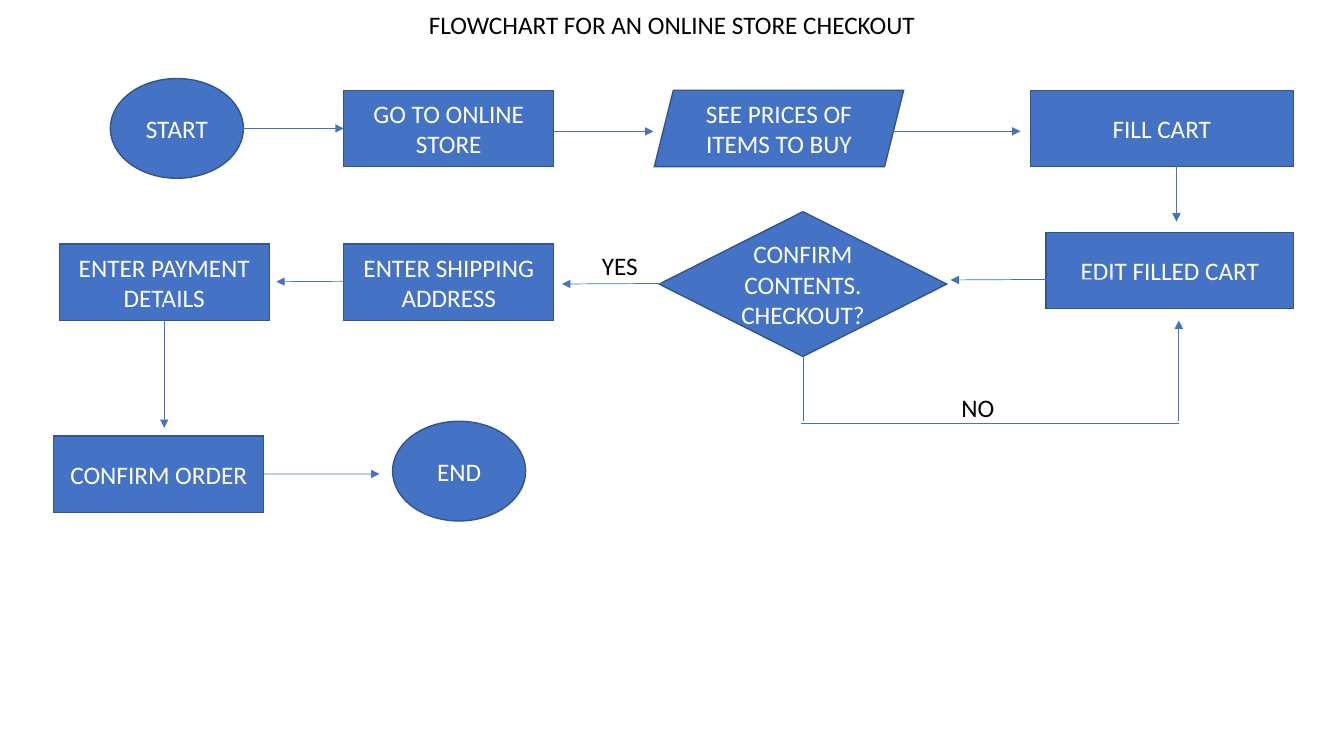
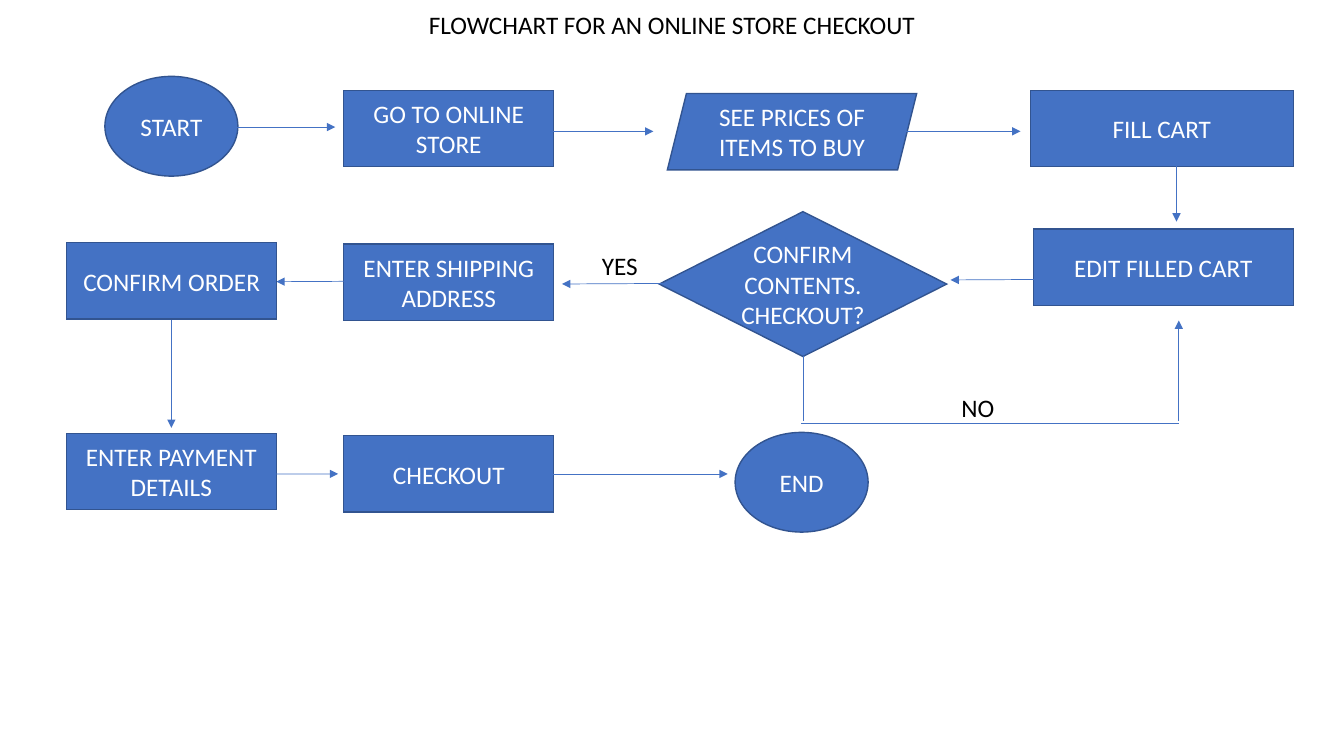
Before and after one commit to ayomidemalik/m.memudCSC102, a slide deck: slide 1 of Week_3/Presentation1.pptx. Drawn at 1344x756 pixels with LibreOffice and Linux fonts; fonts in the diff are those of the drawing. Boxes give left, top, right and bottom in pixels: in the first picture for what was removed or moved away, otherwise in the second. Text is boxed around its words. In the diff, an @@ line names an element or a change of style, - is before the commit and + after.

```diff
--- a/Week_3/Presentation1.pptx
+++ b/Week_3/Presentation1.pptx
@@ ellipse "START": place and size @@
-ellipse "START" at [110, 79, 243, 178]
+ellipse "START" at [105, 77, 238, 176]
@@ parallelogram "SEE PRICES OF ITEMS TO ...": place and size @@
-parallelogram "SEE PRICES OF ITEMS TO ..." at [654, 90, 903, 166]
+parallelogram "SEE PRICES OF ITEMS TO ..." at [667, 94, 917, 170]
@@ arrow moved from (243, 128) - (344, 128) to (235, 127) - (336, 127) @@
@@ rectangle "EDIT FILLED CART": place and size @@
-rectangle "EDIT FILLED CART" at [1047, 233, 1294, 310]
+rectangle "EDIT FILLED CART" at [1033, 229, 1294, 306]
@@ rectangle "CONFIRM ORDER": place and size @@
-rectangle "CONFIRM ORDER" at [53, 436, 263, 512]
+rectangle "CONFIRM ORDER" at [67, 243, 276, 320]
@@ arrow moved from (164, 303) - (164, 429) to (171, 303) - (171, 429) @@
@@ rectangle "ENTER PAYMENT DETAILS": place and size @@
-rectangle "ENTER PAYMENT DETAILS" at [59, 244, 269, 321]
+rectangle "ENTER PAYMENT DETAILS" at [67, 434, 276, 510]
@@ rectangle added at [344, 436, 554, 512], fill #4472C4, outline #325491 1 pt, 18 pt, text #FFFFFF @@
+CHECKOUT
@@ ellipse "END": place and size @@
-ellipse "END" at [392, 421, 525, 521]
+ellipse "END" at [735, 433, 868, 532]
@@ arrow moved from (264, 474) - (379, 474) to (223, 474) - (338, 474) @@
@@ arrow added from (547, 474) to (728, 474), #4472C4 0.5 pt @@
```
Also in this commit, not shown: 1 slide added.
